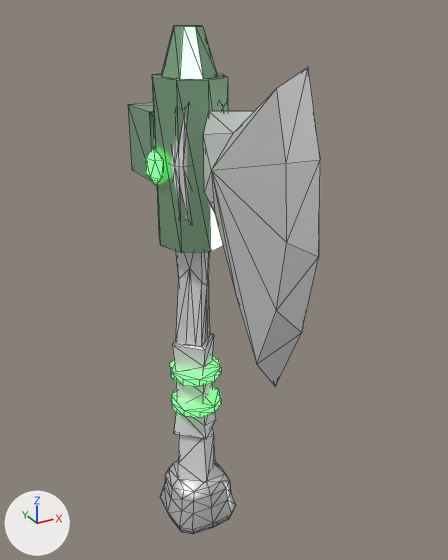
An edit to the glTF model public/assets/models/axe_uncommon.glb, drawn before and after from the same camera.
The view is the same before and after, from a 50 mm lens placed at (-63.6, -132.7, 96.1), pointed at (3.7, -10.3, 34.9). Lighting does not change. The marker at lower left points along +X, +Y and +Z. The first picture is the older version. Mesh edges are drawn as thin lines. Vertices at exactly the same position are counted once.

In view in the first picture: 'axe_uncommon_export'.
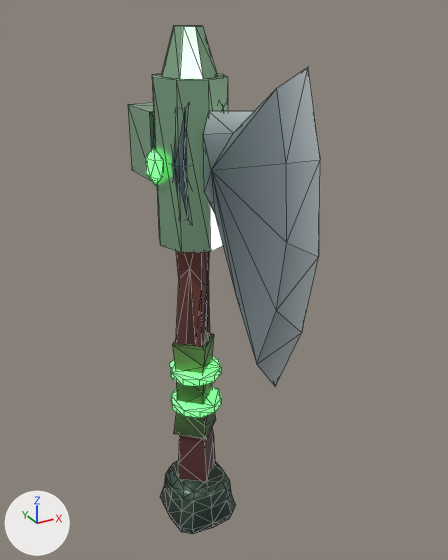
The change, as a diff of the scene's bpy script:
```diff
--- a/public/assets/models/axe_uncommon.glb.py
+++ b/public/assets/models/axe_uncommon.glb.py
@@ me_axe_uncommon_001 @@
 me_axe_uncommon_001.from_pydata(...)  # 385 vertices, 708 faces; spans x -11.0..11.0, y -51.5..21.6, z -49.4..92.4
 # used by ob_axe_uncommon_export; location = (0.0, 0.0, 0.0)
+# me_axe_uncommon_001 part 1
+# 102 faces are deleted
+# 50 new faces join them, mat_axe_uncommon_shaft
+# 52 new faces join them, mat_axe_uncommon_wrap
+# me_axe_uncommon_001 part 2: 486 kept faces spanning x -10.0..9.7, y -51.5..9.5, z -49.4..87.2 get new vertex colours
 me_axe_uncommon_001.materials.append(mat_axe_uncommon_blade)
```

Changed parts and their boxes (x1, y1, x2, y2) in the pictures (448 x 560 px; the box of a moved part takes in the faces that stretch with it):
part 1 of me_axe_uncommon_001, moved or reshaped
    both: (172, 251, 216, 482)
part 2 of me_axe_uncommon_001, recoloured (darker)
    both: (153, 67, 320, 534)
